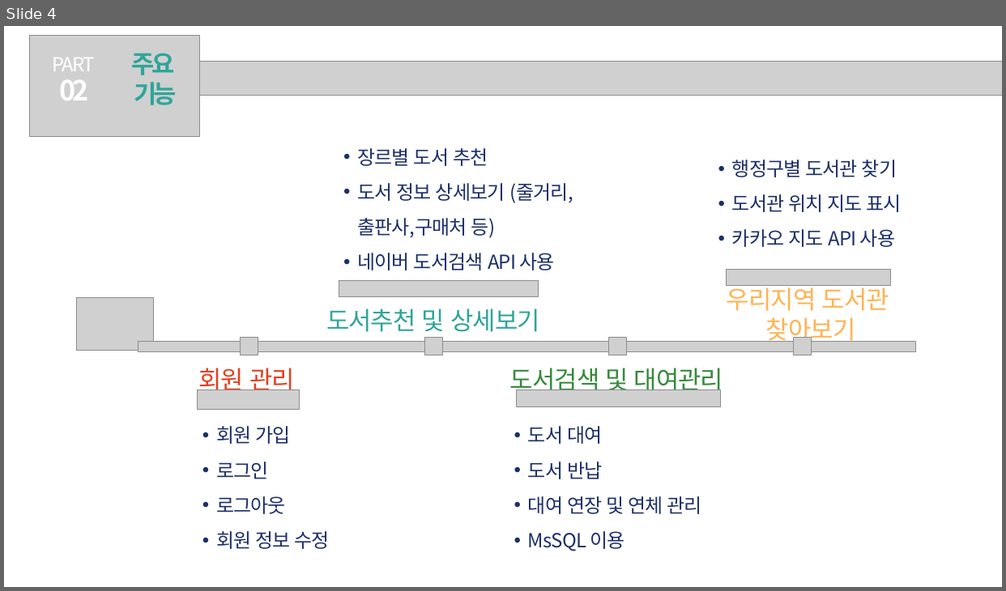
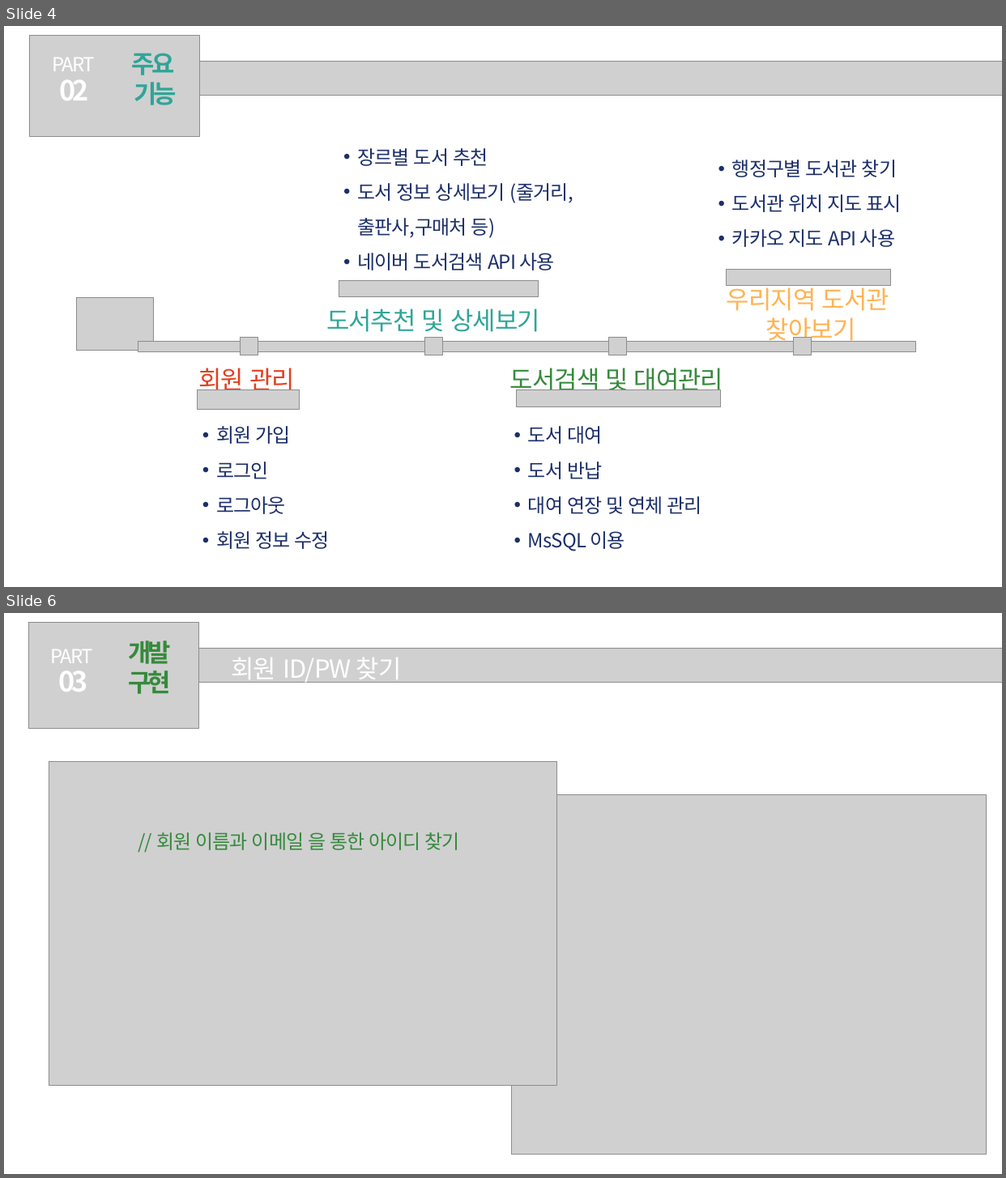
Before and after one commit to hanYijin/portfolio_2021, a slide deck: 공공도서관.pptx. Shown one above the other, each under a label of ours: slide 4 before the commit, slides 4 and 6 after it; the slides between them are not shown. The pictures are 1006x591 and 1006x1178 pixels, drawn with LibreOffice and Linux fonts; fonts in the diff are those of the drawing; grey boxes stand for pictures. Boxes give left, top, right and bottom in pixels: in the first picture for what was removed or moved away, otherwise in the second. Text is boxed around its words. In the diff, an @@ line names an element or a change of style, - is before the commit and + after.

```diff
--- a/공공도서관.pptx
+++ b/공공도서관.pptx
@@ slide 6 added at <box>4,613,1002,1174</box>, background #FFFFFF @@
@@ picture added at <box>62,648,1002,682</box> @@
@@ group added at <box>29,622,198,728</box>: 3 texts, 1 picture @@
+PART
+03
+개발
+구현
@@ text added at <box>231,658,402,684</box>, 36 pt, text #FFFFFF @@
+회원 ID/PW 찾기
@@ picture added at <box>49,761,556,1085</box> @@
@@ picture added at <box>511,794,986,1154</box> @@
@@ text added at <box>156,833,460,850</box>, 28 pt, text #358A3C @@
+// 회원 이름과 이메일 을 통한 아이디 찾기
```
Also in this commit, not shown: 2 slides changed, 3 other slides added.
